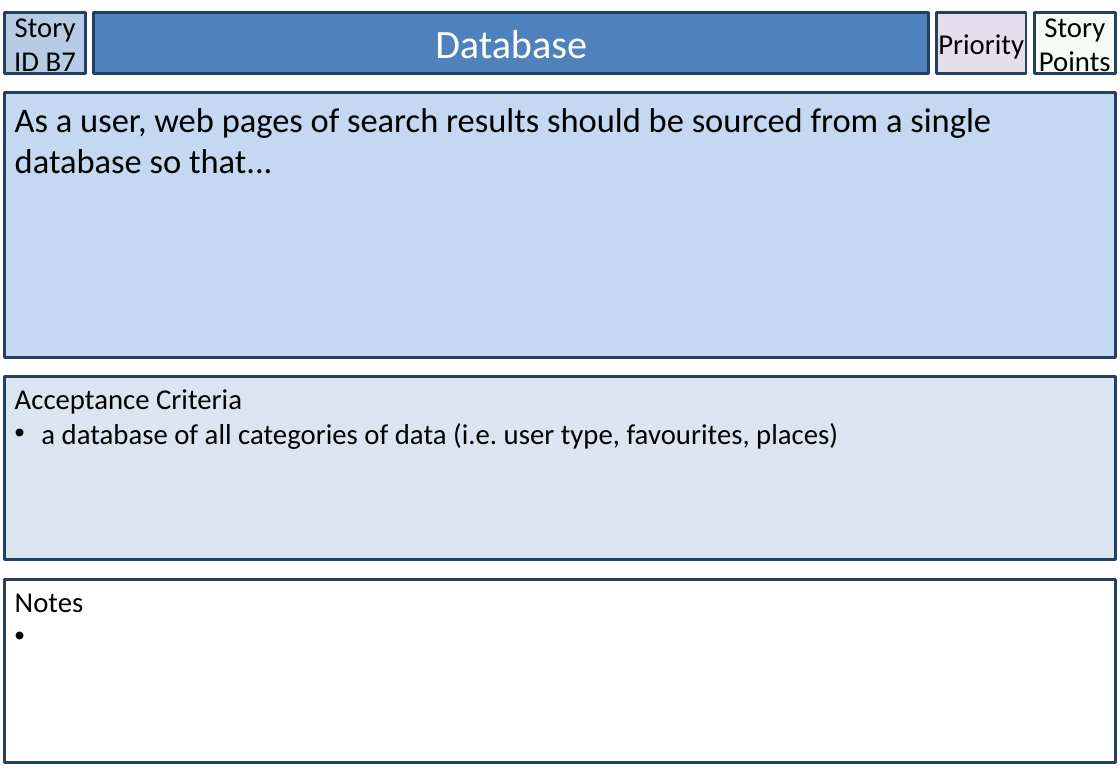
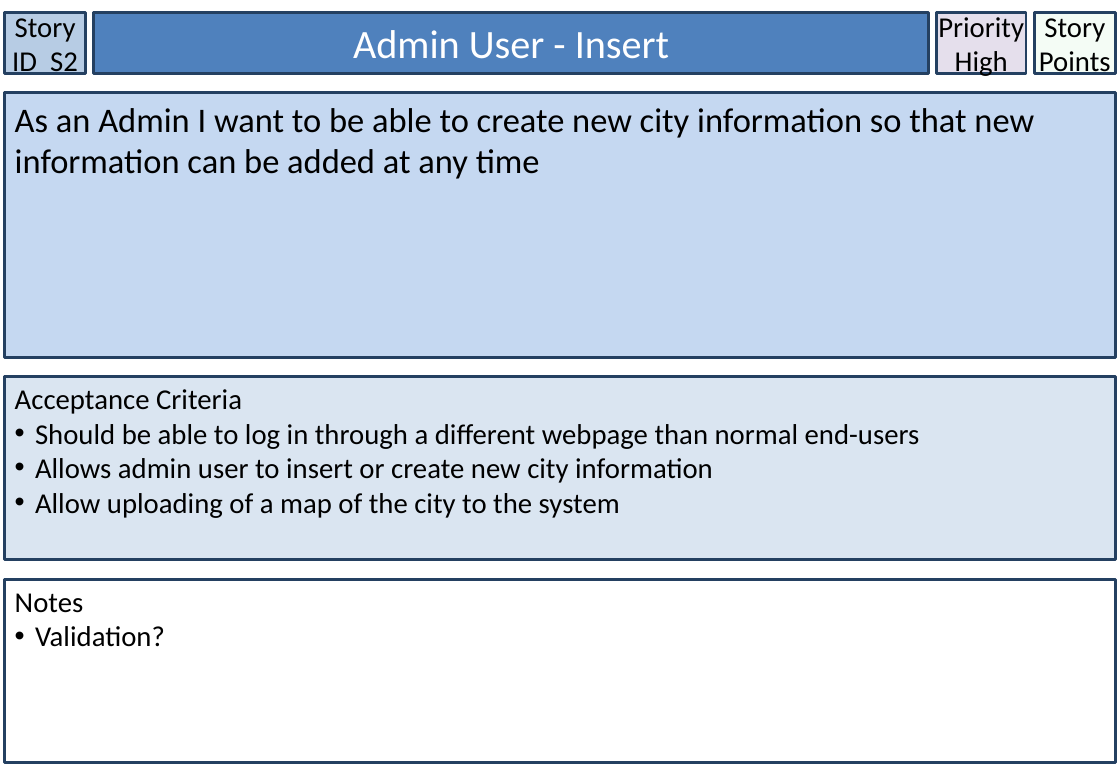
Before and after one commit to LaineBuraga/Discover-Brisbane, a slide deck: slide 10 of User Stories.pptx (slide 12 before the commit). Drawn at 1120x775 pixels with LibreOffice and Linux fonts; fonts in the diff are those of the drawing. Boxes give left, top, right and bottom in pixels: in the first picture for what was removed or moved away, otherwise in the second. Text is boxed around its words. In the diff, an @@ line names an element or a change of style, - is before the commit and + after.

Commit message:
[2nd meeting] Updated copy of user stories and backlog

```diff
--- a/User Stories.pptx
+++ b/User Stories.pptx
@@ text in rectangle at [12,13,78,78]: text changed @@
-Story ID B7
+Story ID S2
@@ text in rectangle at [353,30,669,59]: text changed @@
-Database
+Admin User - Insert
@@ text in rectangle at [955,51,1008,76]: paragraph added @@
+High
@@ text in rectangle at [15,108,1034,179]: text changed @@
-As a user, web pages of search results should be sourced from a single database so that...
+As an Admin I want to be able to create new city information so that new information can be added at any time
@@ text in rectangle at [35,424,920,518]: text changed @@
-• a database of all categories of data (i.e. user type, favourites, places)
+• Should be able to log in through a different webpage than normal end-users
+• Allows admin user to insert or create new city information
+• Allow uploading of a map of the city to the system
@@ text in rectangle at [35,626,165,647]: paragraph added @@
+• Validation?
```
Also in this commit, not shown: 15 other slides changed, 1 slide added, 1 other file.
